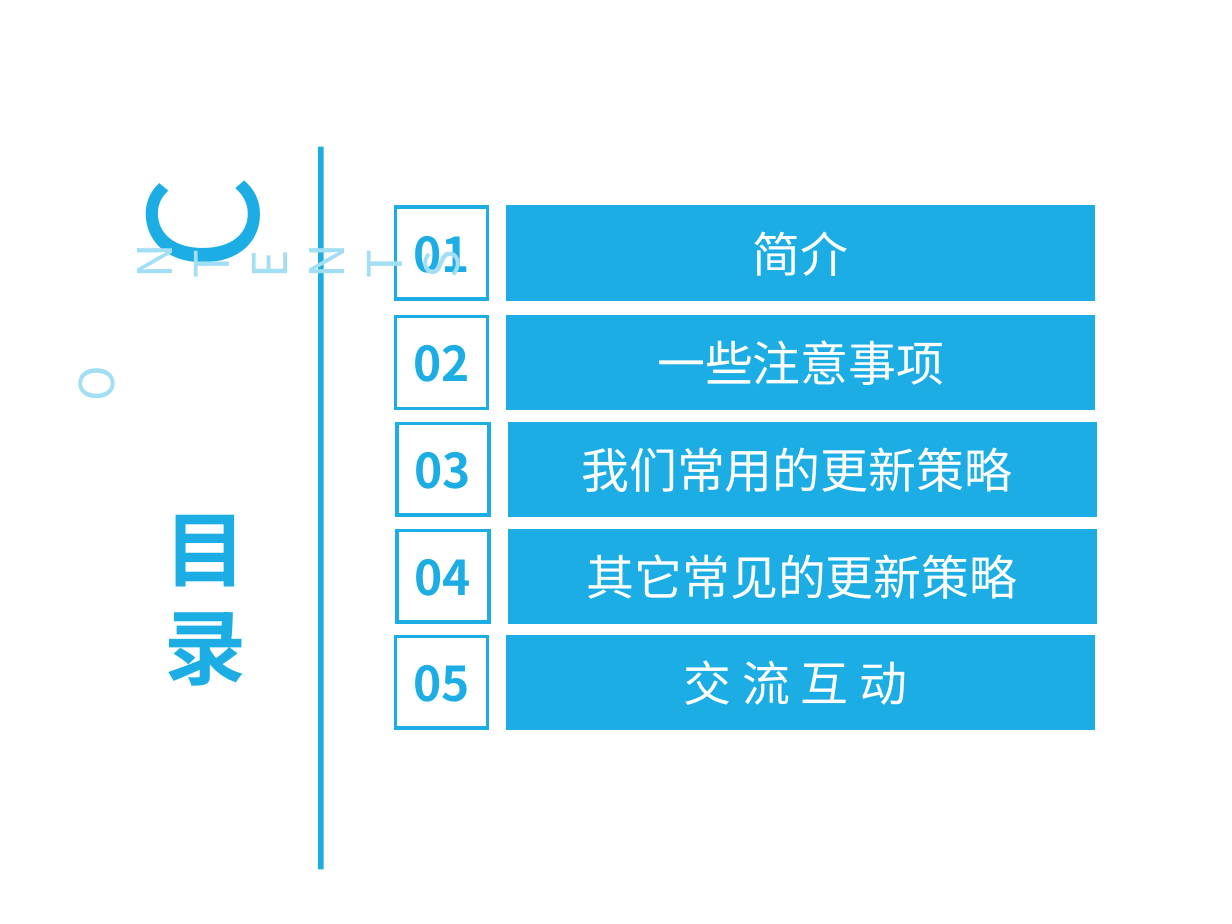
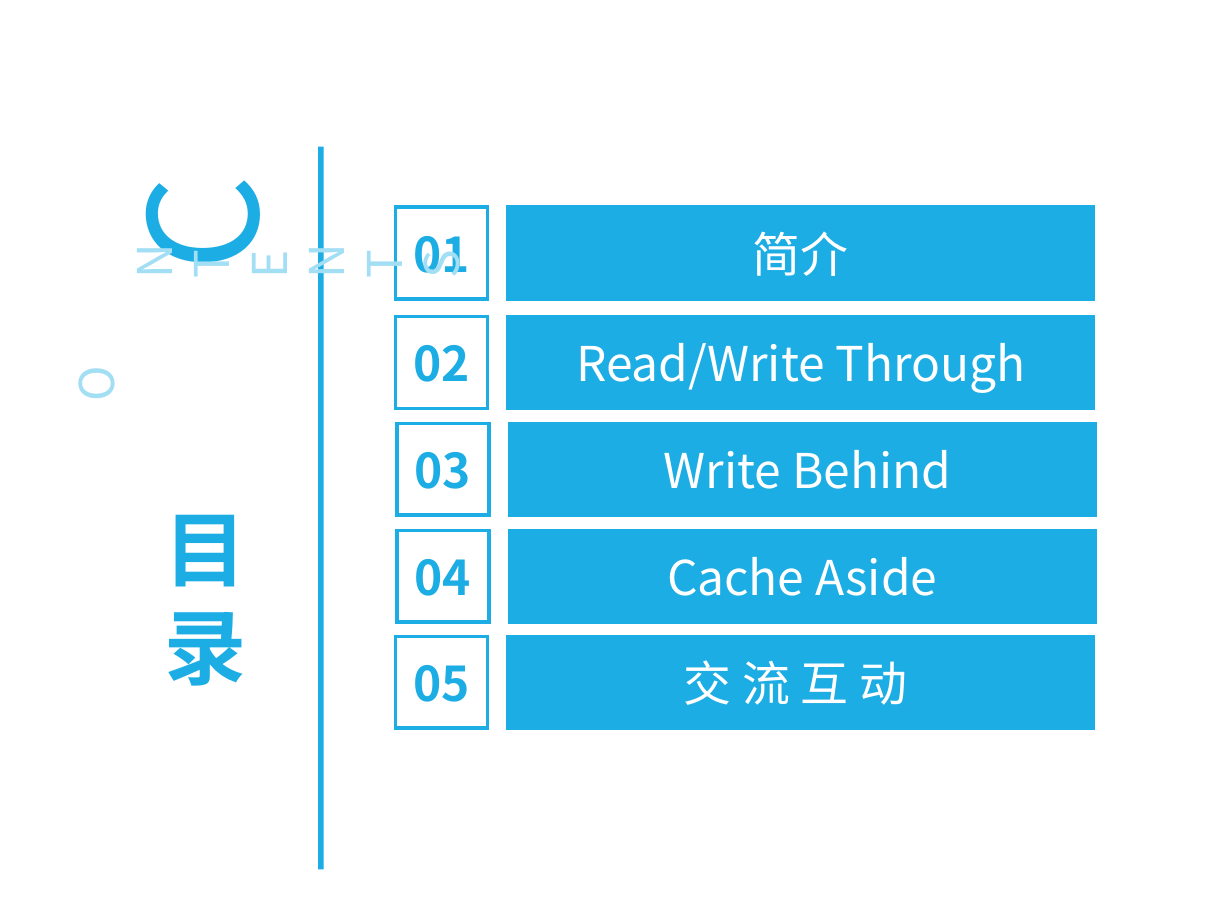
Before and after one commit to HeyFL/xmind, a slide deck: slide 2 of 分享 PPT/缓存架构及常见问题（中）-常见缓存更新方式.ppt. Drawn at 1232x924 pixels with LibreOffice and Linux fonts; fonts in the diff are those of the drawing; background and template pictures are left out. Boxes give left, top, right and bottom in pixels: in the first picture for what was removed or moved away, otherwise in the second. Text is boxed around its words. In the diff, an @@ line names an element or a change of style, - is before the commit and + after.

Commit message:
更新

```diff
--- a/分享 PPT/缓存架构及常见问题（中）-常见缓存更新方式.ppt
+++ b/分享 PPT/缓存架构及常见问题（中）-常见缓存更新方式.ppt
@@ text in rectangle at bbox=[576, 343, 1026, 393]: text changed @@
-一些注意事项
+Read/Write Through
@@ text in rectangle at bbox=[664, 450, 951, 489]: text changed @@
-我们常用的更新策略
+Write Behind
@@ text in rectangle at bbox=[667, 557, 937, 596]: text changed @@
-其它常见的更新策略
+Cache Aside
```
Also in this commit, not shown: 3 slides added, 1 slide removed, 1 other file.
